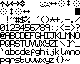
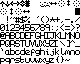
Layer changes from the first 80 × 64 image to the second:
painted on "Background" over [25, 0, 30, 7]
